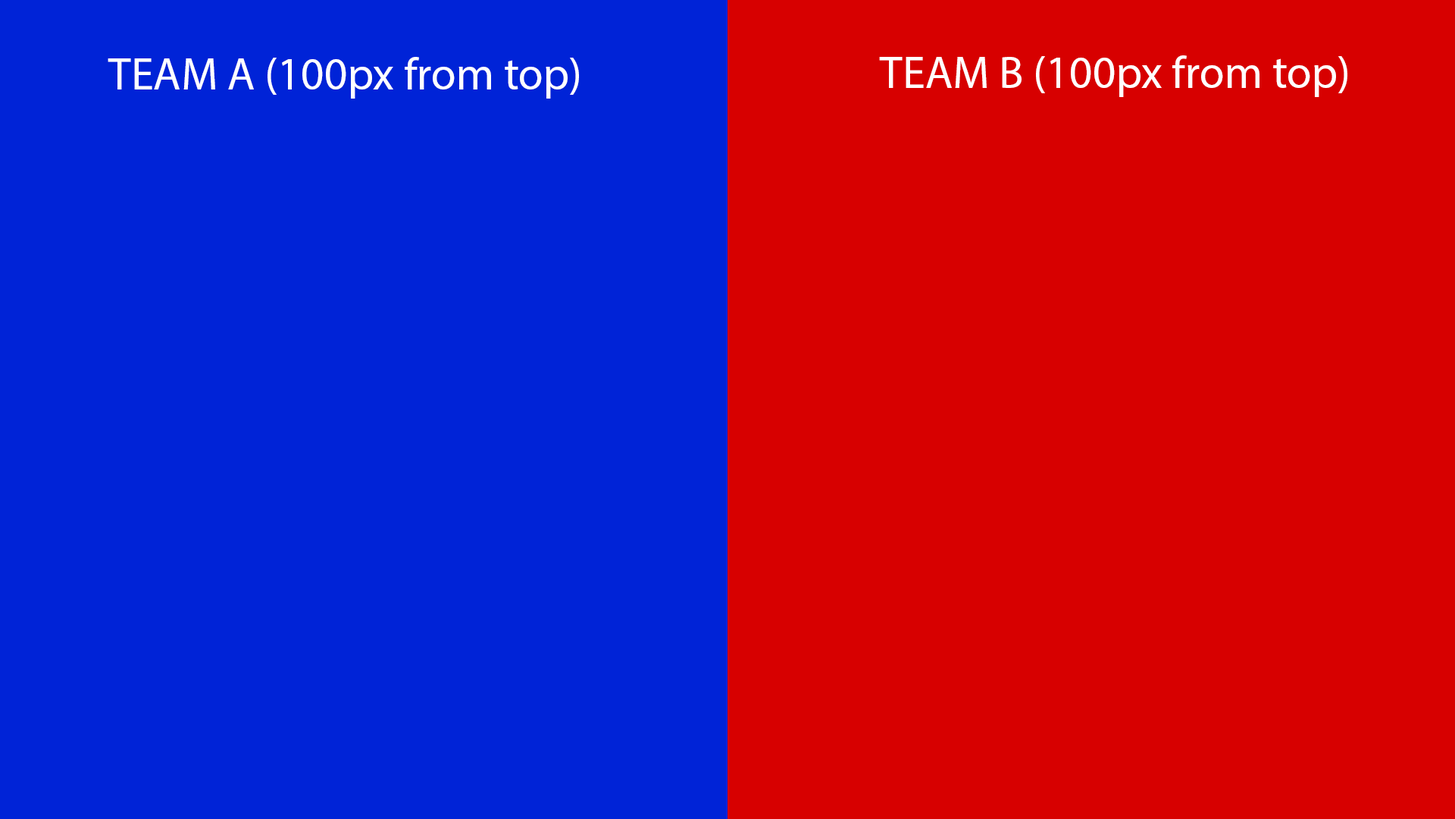
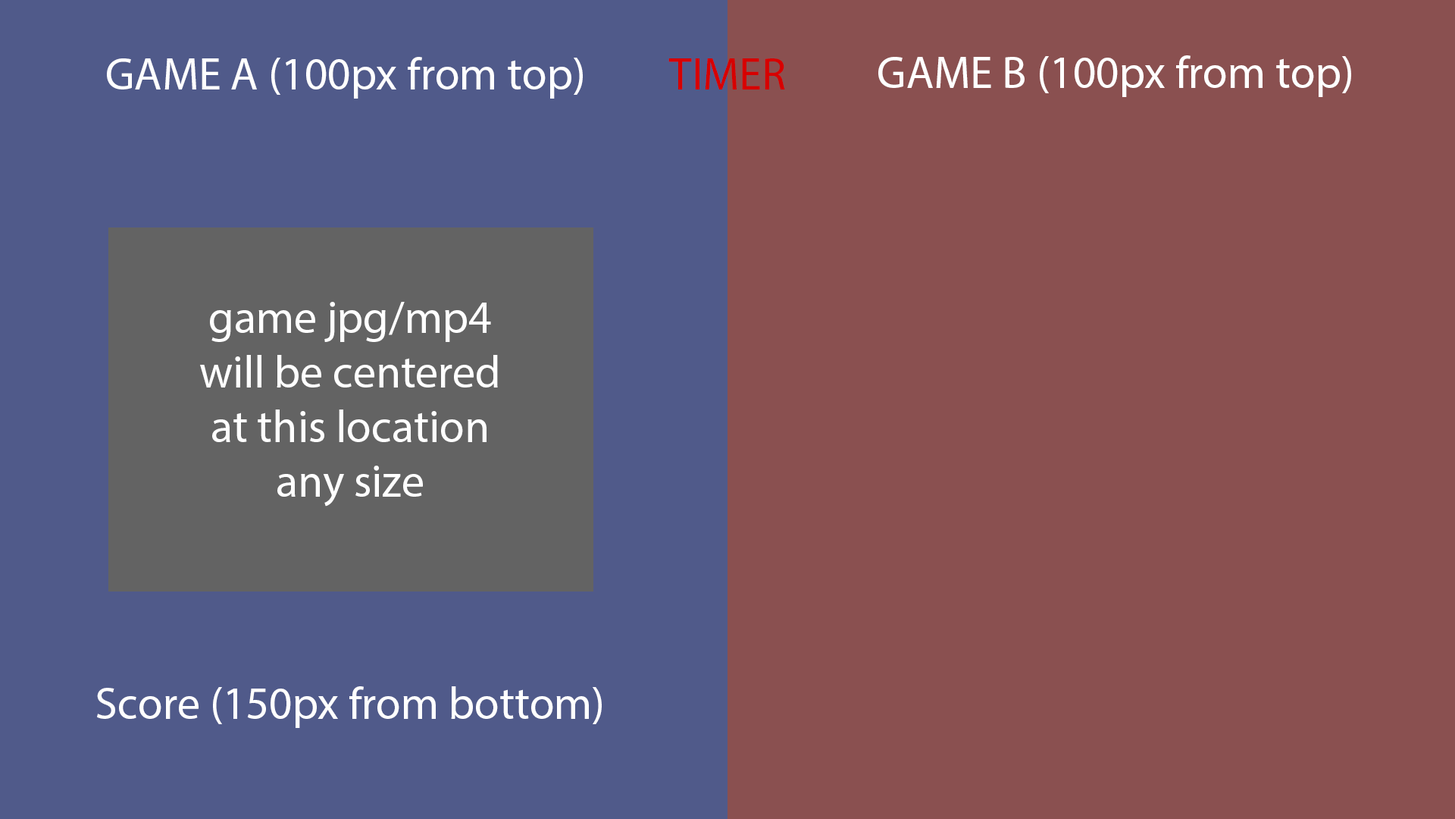
Two versions of the same layered image (1455 × 819). Layer-by-layer changes:
added group "Guides" with 7 layers above "Background" over left=97, top=55, right=1352, bottom=728
added layer "TIMER" in group "Guides" over left=668, top=58, right=786, bottom=90
added layer "Score (150px from bottom)" in group "Guides" over left=97, top=685, right=602, bottom=728
added layer "game jpg/mp4 will be centered at this location any size" in group "Guides" over left=200, top=301, right=498, bottom=507
added layer "video 1" in group "Guides" over left=108, top=227, right=594, bottom=592
renamed "TEAM B (100px from top)" to "GAME B (100px from top)", moved it into group "Guides", painted on it over left=878, top=55, right=1352, bottom=98
renamed "TEAM A (100px from top)" to "GAME A (100px from top)", moved it into group "Guides", painted on it over left=106, top=56, right=583, bottom=99
renamed "Backgrounds" to "Background", opacity 100% → 27% over left=0, top=0, right=1455, bottom=819
painted on "Background" (2nd of 2) over left=0, top=0, right=1455, bottom=819
